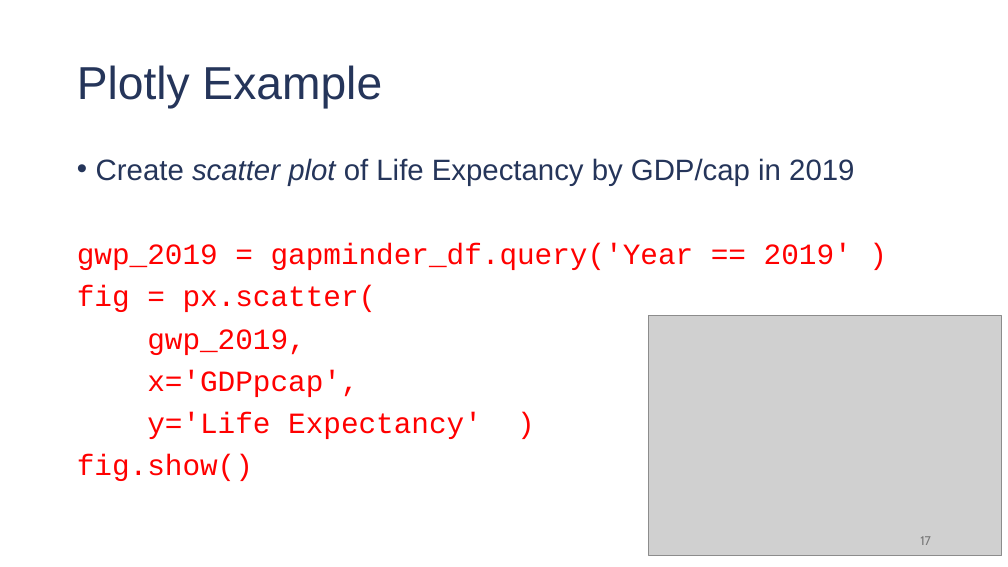
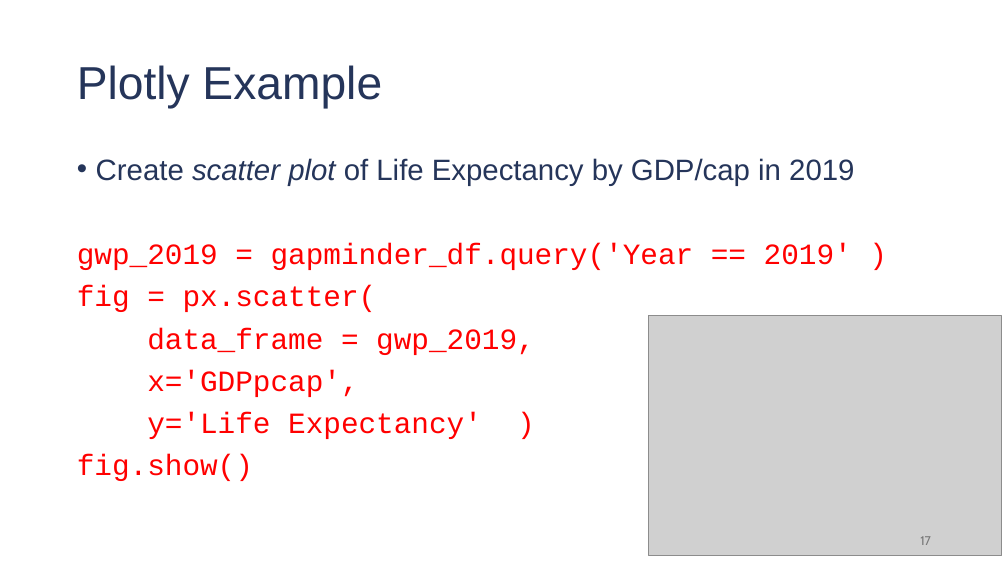
Before and after one commit to damouras/damouras.github.io, a slide deck: slide 17 of files/Presentation.pptx. Drawn at 1008x567 pixels with LibreOffice and Linux fonts; fonts in the diff are those of the drawing; grey boxes stand for pictures. Boxes give left, top, right and bottom in pixels: in the first picture for what was removed or moved away, otherwise in the second. Text is boxed around its words. In the diff, an @@ line names an element or a change of style, - is before the commit and + after.

```diff
--- a/files/Presentation.pptx
+++ b/files/Presentation.pptx
@@ text at (147, 328, 535, 355): text changed @@
-gwp_2019,
+data_frame = gwp_2019,
```
Also in this commit, not shown: 6 other slides changed, 1 other file.
